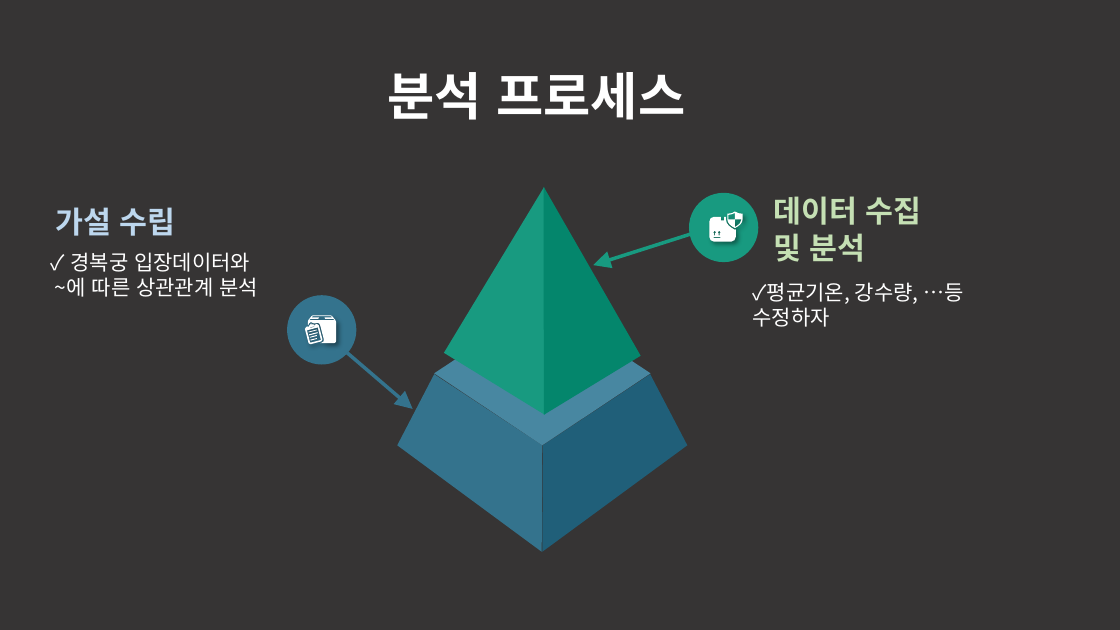
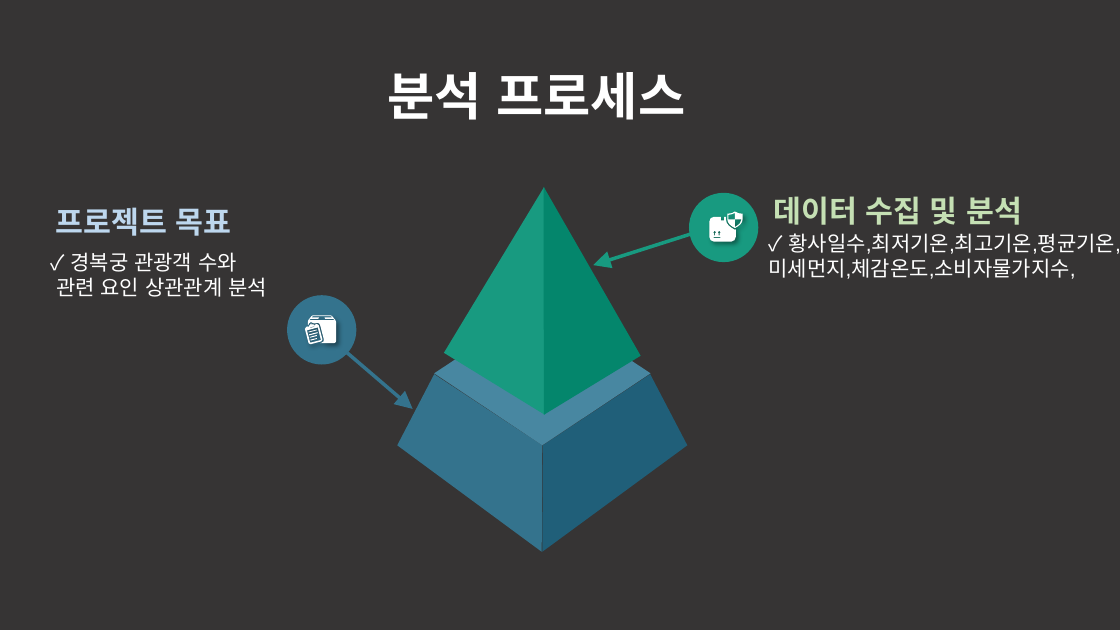
Before and after one commit to shs1234/project1, a slide deck: slide 7 of 분석.pptx (slide 6 before the commit). Drawn at 1120x630 pixels with LibreOffice and Linux fonts; fonts in the diff are those of the drawing; background and template pictures are left out; a plain dark background stands for a picture behind light text. Boxes give left, top, right and bottom in pixels: in the first picture for what was removed or moved away, otherwise in the second. Text is boxed around its words. In the diff, an @@ line names an element or a change of style, - is before the commit and + after.

```diff
--- a/분석.pptx
+++ b/분석.pptx
@@ text at [55, 207, 232, 236]: text changed @@
-가설 수립
+프로젝트 목표
@@ text "데이터 수집 및 분석" rewrapped from [773, 196, 922, 262] to [773, 196, 1022, 225] @@
@@ text at [768, 233, 1120, 279]: text changed; font Noto Sans CJK KR to Arial @@
-✓평균기온, 강수량, …등
-수정하자
+✓ 황사일수,최저기온,최고기온,평균기온,미세먼지,체감온도,소비자물가지수,
@@ text at [56, 252, 267, 297]: text changed; font Noto Sans CJK KR to Arial @@
-✓ 경복궁 입장데이터와
-~에 따른 상관관계 분석
+✓ 경복궁 관광객 수와
+관련 요인 상관관계 분석
```
Also in this commit, not shown: 5 other slides changed, 9 slides added, 6 slides removed.
